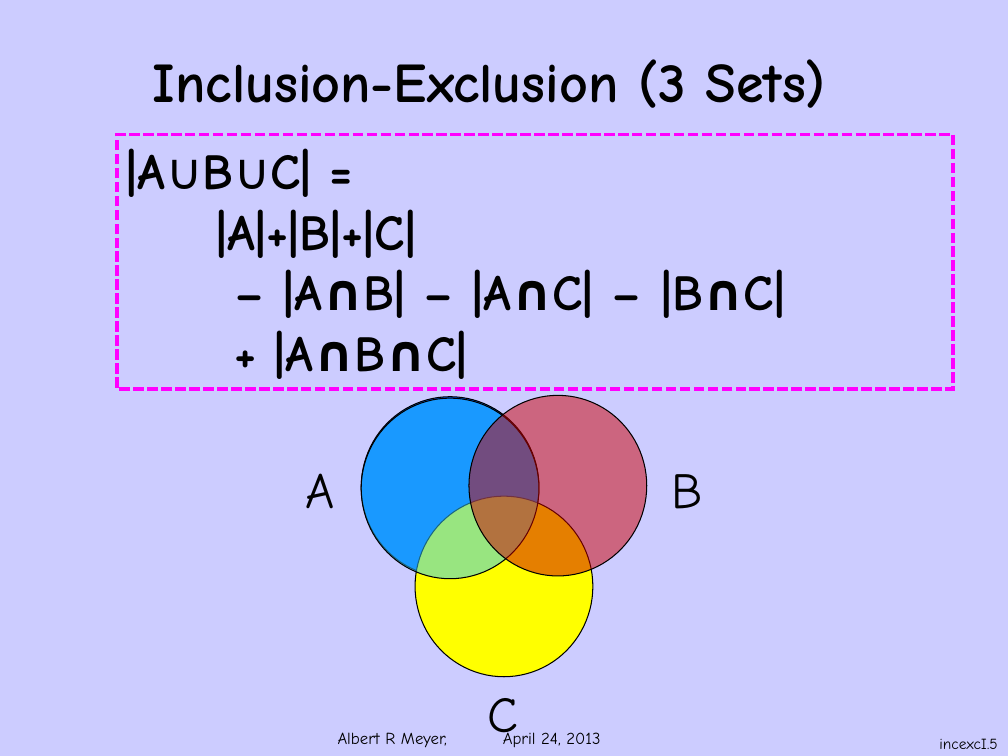
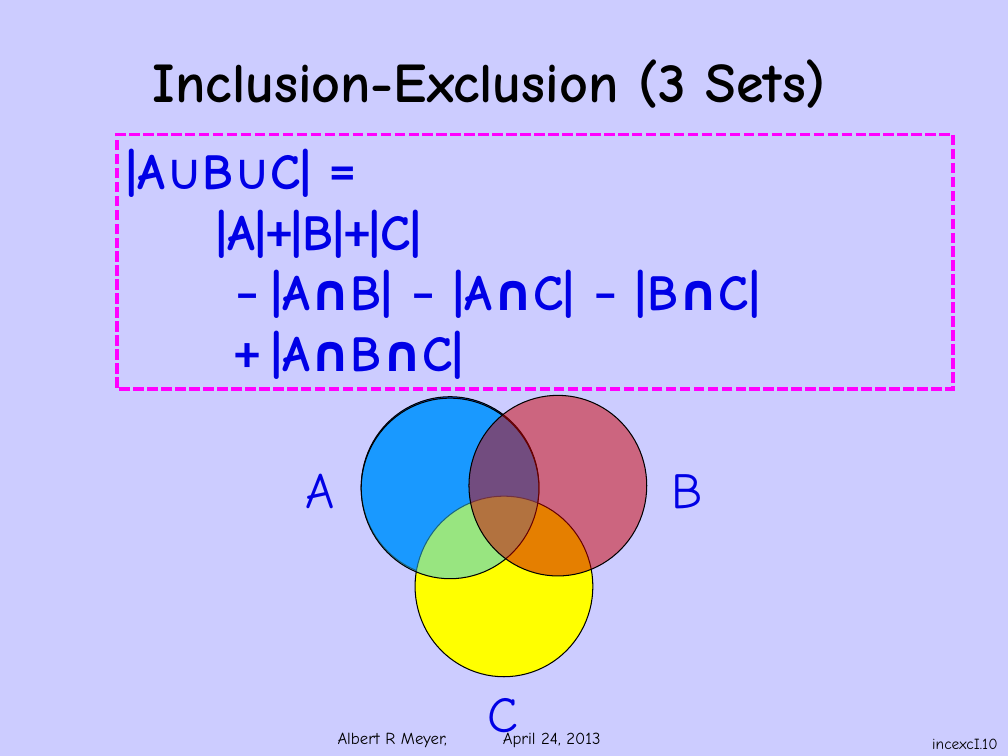
Before and after one commit to armeyer/mcs_web, a slide deck: slide 10 of spring13/slides13/incexcI.pptx (slide 5 before the commit). Drawn at 1008x756 pixels with LibreOffice and Linux fonts; fonts in the diff are those of the drawing; background and template pictures are left out. Boxes give left, top, right and bottom in pixels: in the first picture for what was removed or moved away, otherwise in the second. Text is boxed around its words. In the diff, an @@ line names an element or a change of style, - is before the commit and + after.

Commit message:
add incexc-60-04-42.pptx incexcbinom.pptx incexc2set.pptx

```diff
--- a/spring13/slides13/incexcI.pptx
+++ b/spring13/slides13/incexcI.pptx
@@ rectangle "|A∪B∪C| =" at [117, 134, 953, 388]: font Comic Neue to Calibri in "=", "|A|+|B|+|C|", "– – –", "+"; text colour #000000 to #0000E6 @@
@@ text colour #000000 to #0000E5 in 3 elements at [306, 473, 335, 509], [671, 474, 702, 509], [487, 698, 518, 748] @@
@@ page number at [932, 738, 997, 749]: text changed @@
-incexcI.5
+incexcI.10
```
Also in this commit, not shown: 5 other slides changed, 5 slides added, 4 other files.
